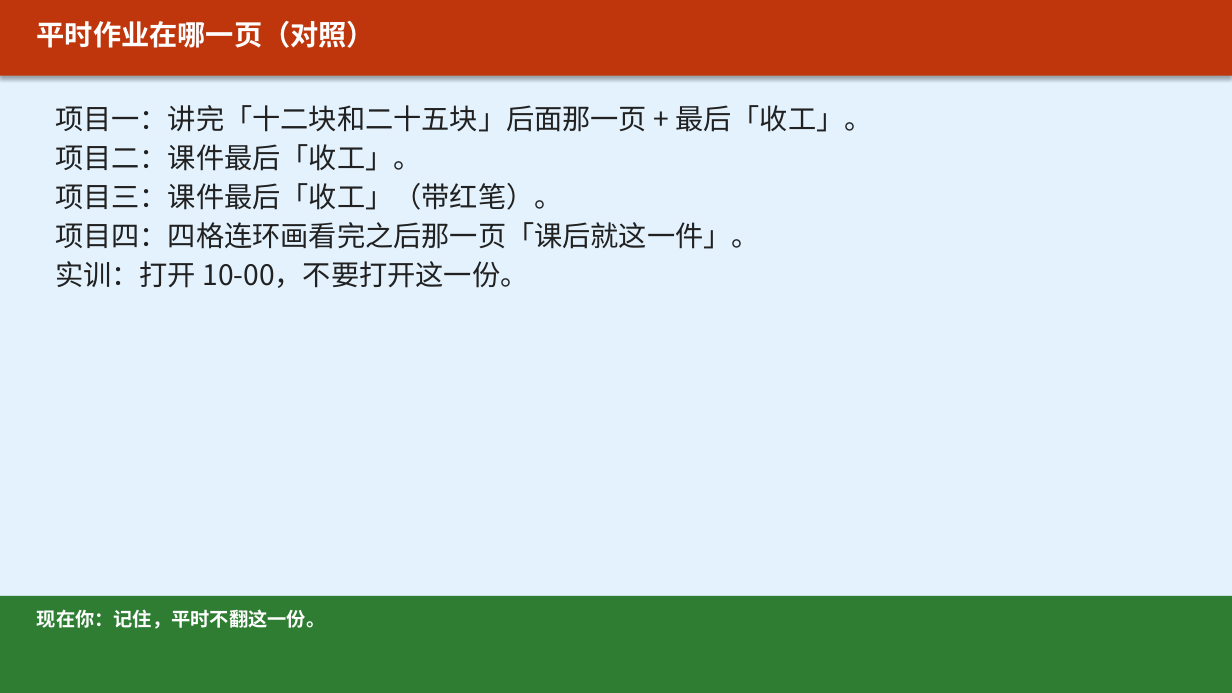
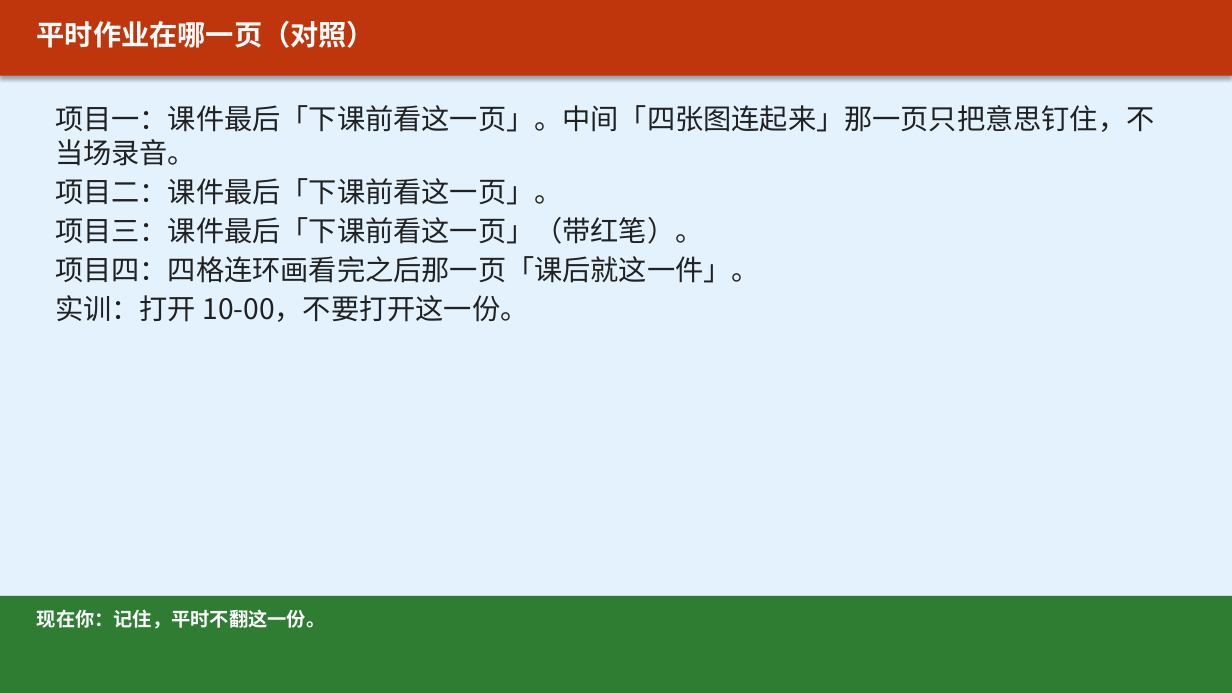
Before and after one commit to xuehui003-1/jichukuaiji, a slide deck: slide 2 of 90_通用工具_全学期复用/90-C14_课堂活动与课后任务_上课投影_v1.0_20260821.pptx. Drawn at 1232x693 pixels with LibreOffice and Linux fonts; fonts in the diff are those of the drawing. Boxes give left, top, right and bottom in pixels: in the first picture for what was removed or moved away, otherwise in the second. Text is boxed around its words. In the diff, an @@ line names an element or a change of style, - is before the commit and + after.

Commit message:
每个任务写清为了什么：图4不再把13和540乘在一起，录音放到下课前那一页

```diff
--- a/90_通用工具_全学期复用/90-C14_课堂活动与课后任务_上课投影_v1.0_20260821.pptx
+++ b/90_通用工具_全学期复用/90-C14_课堂活动与课后任务_上课投影_v1.0_20260821.pptx
@@ text at (55, 105, 1154, 244): text changed @@
-项目一：讲完「十二块和二十五块」后面那一页 + 最后「收工」。
-项目二：课件最后「收工」。
-项目三：课件最后「收工」（带红笔）。
+项目一：课件最后「下课前看这一页」。中间「四张图连起来」那一页只把意思钉住，不当场录音。
+项目二：课件最后「下课前看这一页」。
+项目三：课件最后「下课前看这一页」（带红笔）。
```
Also in this commit, not shown: 4 other slides changed, 7 other files.
